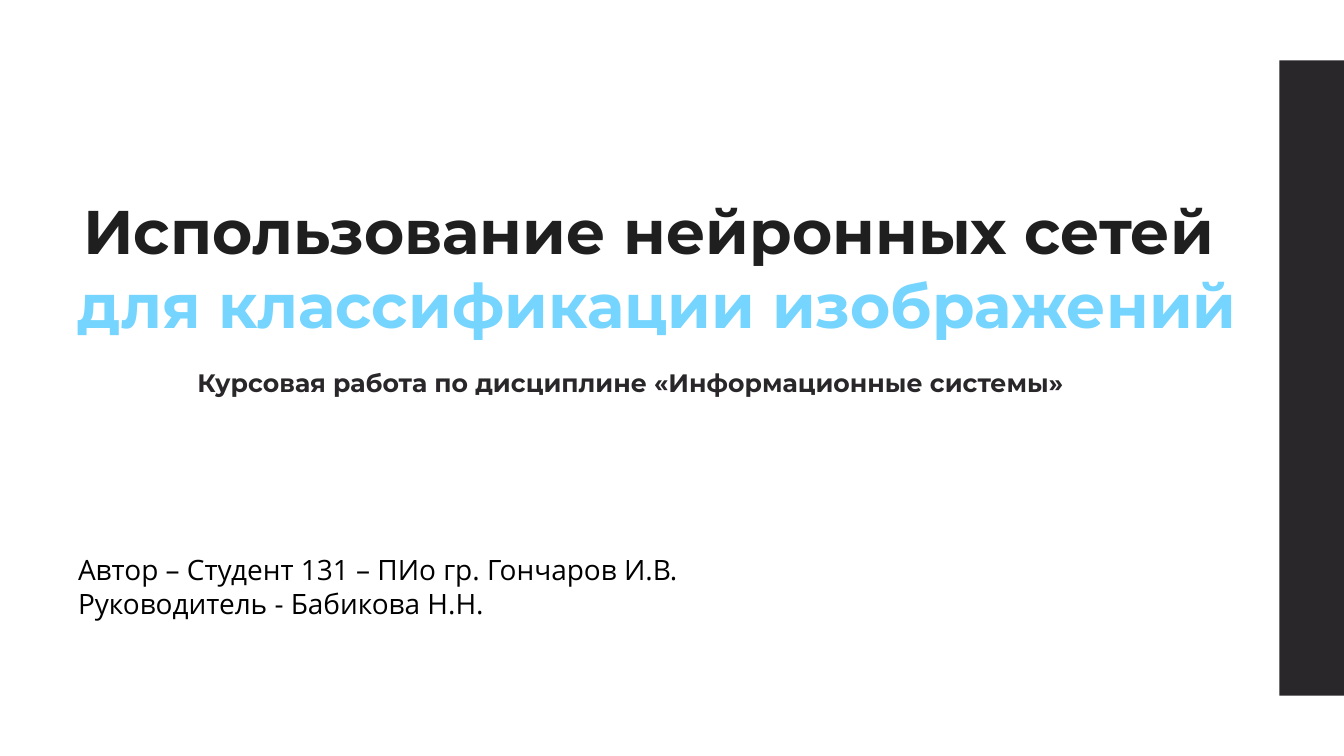
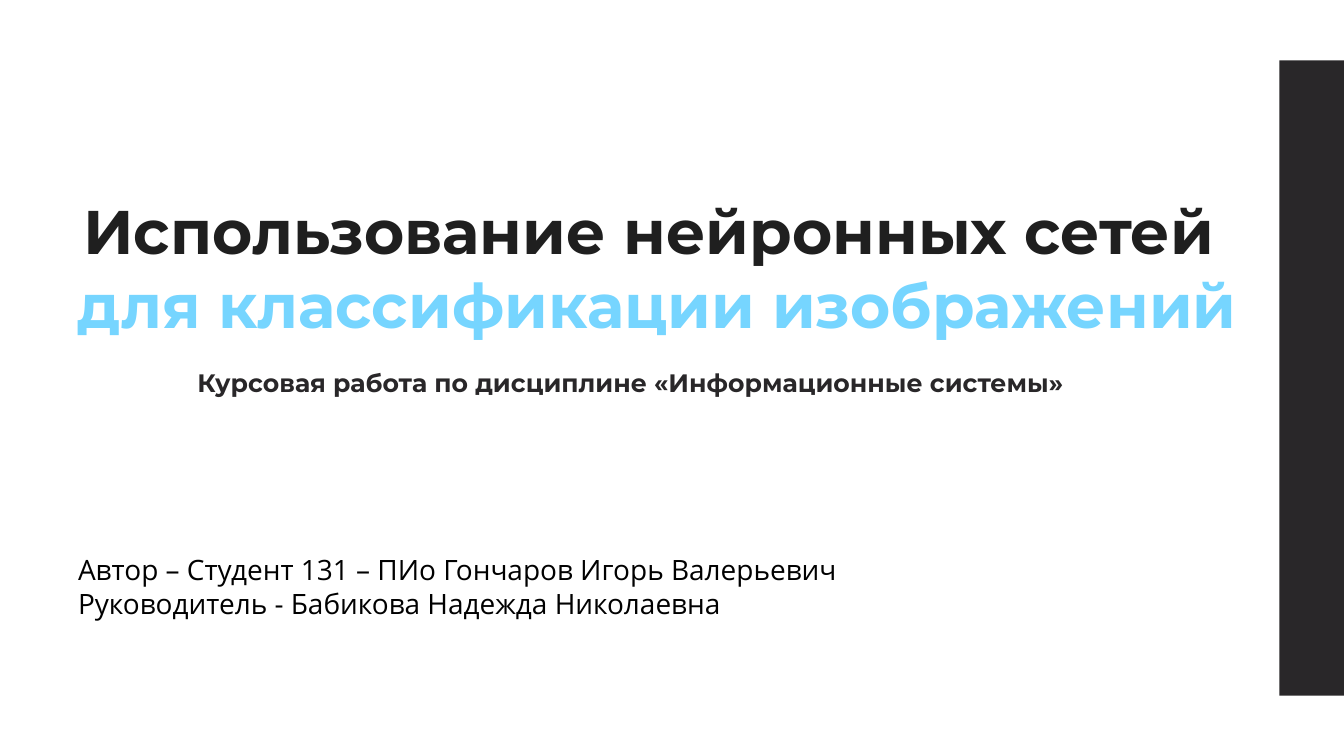
Before and after one commit to dsyt17/works, a slide deck: slide 1 of Курсовая Гончаров презентация.pptx. Drawn at 1344x756 pixels with LibreOffice and Linux fonts; fonts in the diff are those of the drawing. Boxes give left, top, right and bottom in pixels: in the first picture for what was removed or moved away, otherwise in the second. Text is boxed around its words. In the diff, an @@ line names an element or a change of style, - is before the commit and + after.

```diff
--- a/Курсовая Гончаров презентация.pptx
+++ b/Курсовая Гончаров презентация.pptx
@@ text at (78,559,836,621): text changed @@
-Автор – Студент 131 – ПИо гр. Гончаров И.В.
-Руководитель - Бабикова Н.Н.
+Автор – Студент 131 – ПИо Гончаров Игорь Валерьевич
+Руководитель - Бабикова Надежда Николаевна
```
Also in this commit, not shown: 5 other slides changed, 1 slide removed.
